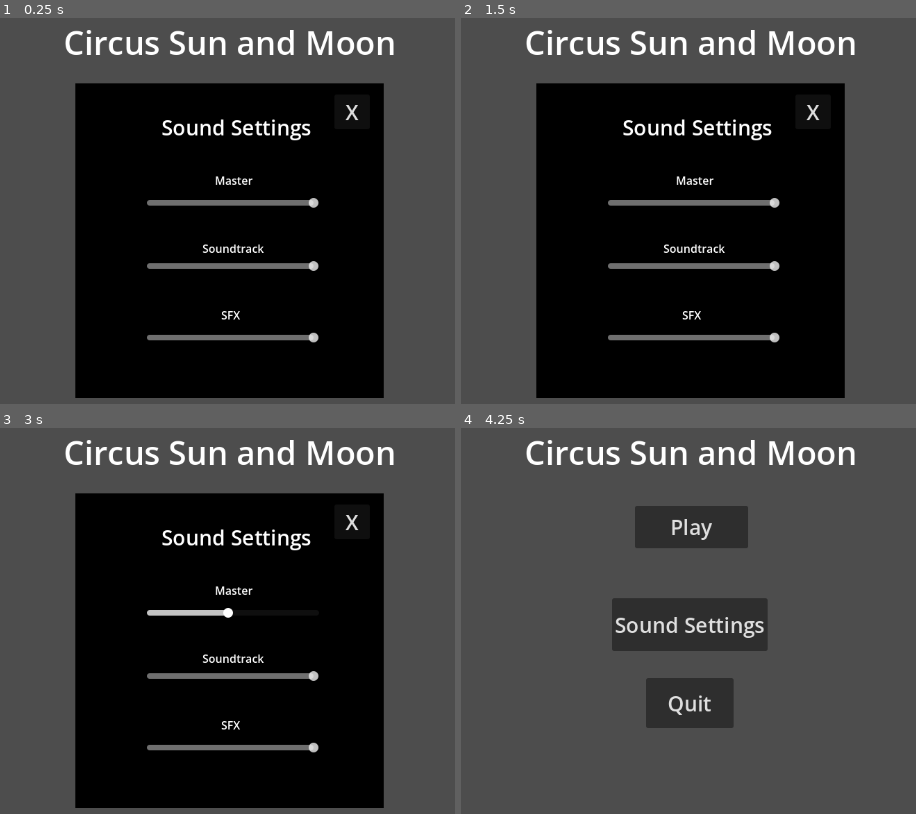
Above: before the commit, frames 1-4 (two rows, left to right).
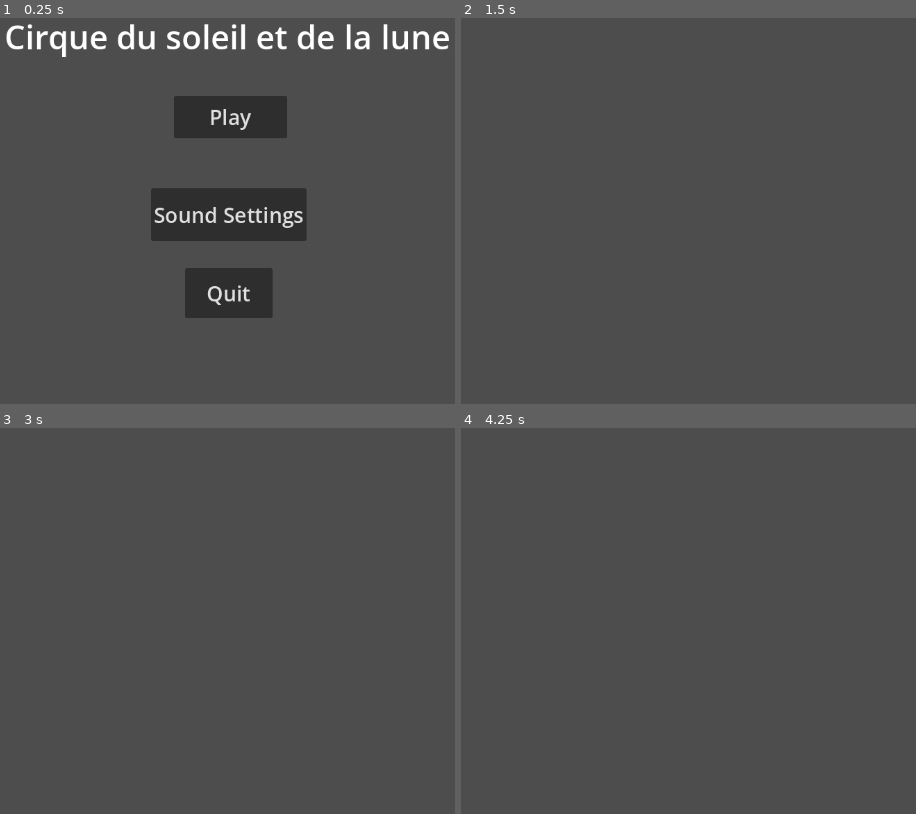
Above: after the commit, the same moments.

Repository: JasonJ13/CircusSunMoon
Game: Godot game, scene res://Scene/APP/app.tscn
Same seed, same stepped clock (60 frames per second), same inputs: the game is played once before the commit and once after it.
Inputs (mouse positions are in pixels of both pictures, inside the frame that each line leads up to):
- Up to frame 1 (0.25 s): no input
- Up to frame 2 (1.5 s): click "Play" at 0.5 s; click (693, 118) at 1.25 s, where only the run before the commit has a clickable "Play"
- Up to frame 3 (3 s): click (232, 528) at 2 s, where only the run before the commit has a clickable "Play"; click (227, 624) at 2.75 s, where only the run before the commit has a clickable "Sound Settings"
- Up to frame 4 (4.25 s): click (811, 520) at 3.5 s, where only the run before the commit has a clickable "X"

The runs differ from the first frame. In frame 1, 58% of the frame differs, in the area x 1-99%, y 1-99%; in frame 2, 57%; in frame 3, 57%; in frame 4, 11%.

Commit message:
added menu musique

Diff:
--- a/Scene/MainMenu/MainMenu.tscn
+++ b/Scene/MainMenu/MainMenu.tscn
@@ -2,6 +2,8 @@
 
 [ext_resource type="Script" uid="uid://cvmlmm6unx76t" path="res://Script/MainMenu/main_menu.gd" id="1_lck82"]
 [ext_resource type="PackedScene" uid="uid://0p2t77b6t20r" path="res://Scene/MainMenu/sound_setting.tscn" id="2_b4s8y"]
+[ext_resource type="AudioStream" uid="uid://qk8c5a5m1sp" path="res://Asset/SFX/Spooky flotes.wav" id="3_f0l23"]
+[ext_resource type="Script" uid="uid://dkckssw4r8od4" path="res://Script/MainMenu/spooky_flotes.gd" id="4_bqsmv"]
 
 [sub_resource type="LabelSettings" id="LabelSettings_o12uj"]
 font_size = 47
@@ -17,11 +19,11 @@
 
 [node name="Label" type="Label" parent="." unique_id=624498139]
 layout_mode = 0
-offset_left = 368.0
-offset_top = 54.0
-offset_right = 847.0
-offset_bottom = 137.0
-text = "Circus Sun and Moon"
+offset_left = 283.0
+offset_top = 46.0
+offset_right = 925.0
+offset_bottom = 129.0
+text = "Cirque du soleil et de la lune"
 label_settings = SubResource("LabelSettings_o12uj")
 
 [node name="PlayButton" type="Button" parent="." unique_id=364789616]
@@ -52,12 +54,20 @@
 text = "Quit"
 
 [node name="SoundSetting" parent="." unique_id=2041703280 instance=ExtResource("2_b4s8y")]
+visible = false
 layout_mode = 0
 offset_left = 0.0
 offset_top = 0.0
 offset_right = 1153.0
 offset_bottom = 650.0
 
+[node name="SpookyFlotes" type="AudioStreamPlayer" parent="." unique_id=1719987256]
+stream = ExtResource("3_f0l23")
+autoplay = true
+bus = &"Sountrack"
+script = ExtResource("4_bqsmv")
+
+[connection signal="on_play" from="." to="SpookyFlotes" method="_on_main_menu_on_play"]
 [connection signal="pressed" from="PlayButton" to="." method="_on_play_button_pressed"]
 [connection signal="pressed" from="SoundSettingButton" to="SoundSetting" method="_on_sound_setting_button_pressed"]
 [connection signal="pressed" from="QuitButton" to="." method="_on_quit_button_pressed"]
--- /dev/null
+++ b/Script/MainMenu/spooky_flotes.gd
@@ -0,0 +1,5 @@
+extends AudioStreamPlayer
+
+
+func _on_main_menu_on_play() -> void:
+	stop()
Not shown, added: Asset/SFX/Spooky flotes.wav.import
Not shown, added: Script/MainMenu/spooky_flotes.gd.uid
Not shown, added: Asset/SFX/Spooky flotes.wav
